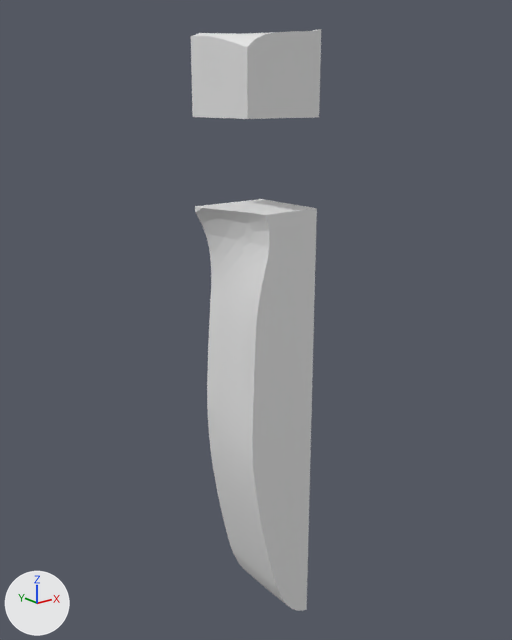
Renders of the glTF model assets/terrain/surface_pieces/surf_1_11.glb from each side of a commit.
Camera for both pictures: a 50 mm camera at (-128.12, 20.41, -18.98) aimed at (-102.08, 52.97, -32.0). The axes (+X, +Y, +Z) are drawn at lower left. The lights are the same throughout. The first picture is the older version. Where no turn or scale is listed for an object, it has been applied to the vertices.

The scene before the commit, as lines of its bpy script (objects in view):
```python
me_layer_0 = bpy.data.meshes.new('layer_0')
me_layer_0.from_pydata(...)  # 96 vertices, 188 faces; spans x -105.0..-100.0, y 50.0..55.0, z -20.0..-15.48
me_layer_2 = bpy.data.meshes.new('layer_2')
me_layer_2.from_pydata(...)  # 93 vertices, 182 faces; spans x -105.0..-100.0, y 50.0..55.0, z -30.0..-25.0
me_layer_5 = bpy.data.meshes.new('layer_5')
me_layer_5.from_pydata(...)  # 76 vertices, 148 faces; spans x -104.67..-100.0, y 50.0..55.0, z -45.0..-40.0
ob_layer_0 = bpy.data.objects.new('layer_0', me_layer_0)
ob_layer_0.location = (0.0, 0.0, 0.0)
ob_layer_2 = bpy.data.objects.new('layer_2', me_layer_2)
ob_layer_2.location = (0.0, 0.0, 0.0)
ob_layer_5 = bpy.data.objects.new('layer_5', me_layer_5)
ob_layer_5.location = (0.0, 0.0, 0.0)
# also in view: 'layer_3' at (-102.31, 52.5, -32.5); 'layer_7' at (-101.23, 52.5, -51.27); 'layer_4' at (-102.37, 52.5, -37.5); 'layer_6' at (-101.93, 52.5, -47.5)
```
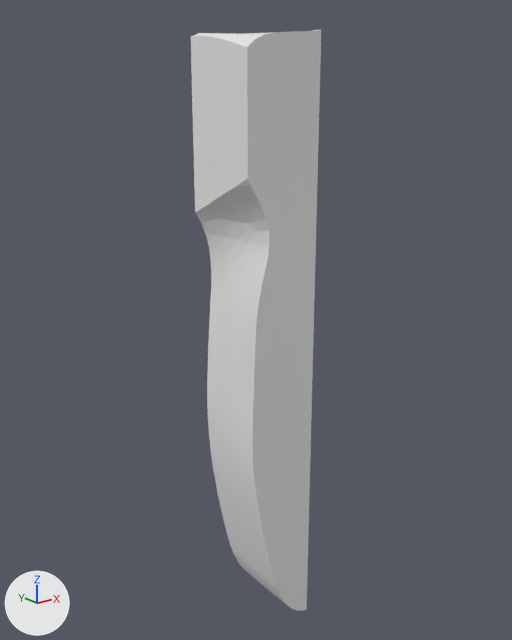
Diff of the bpy script that builds the scene:
```diff
--- a/assets/terrain/surface_pieces/surf_1_11.glb.py
+++ b/assets/terrain/surface_pieces/surf_1_11.glb.py
@@ me_layer_1 @@
+me_layer_1.from_pydata(...)  # 48 vertices, 92 faces; spans x -105.0..-100.0, y 50.0..55.0, z -25.0..-20.0
@@ ob_layer_1 @@
+ob_layer_1 = bpy.data.objects.new('layer_1', me_layer_1)
+ob_layer_1.location = (0.0, 0.0, 0.0)
```

Where the change shows, as pixel boxes (x1, y1, x2, y2) in the pictures (512 x 640 px):
'layer_1', added
    after: (193, 117, 319, 215)
